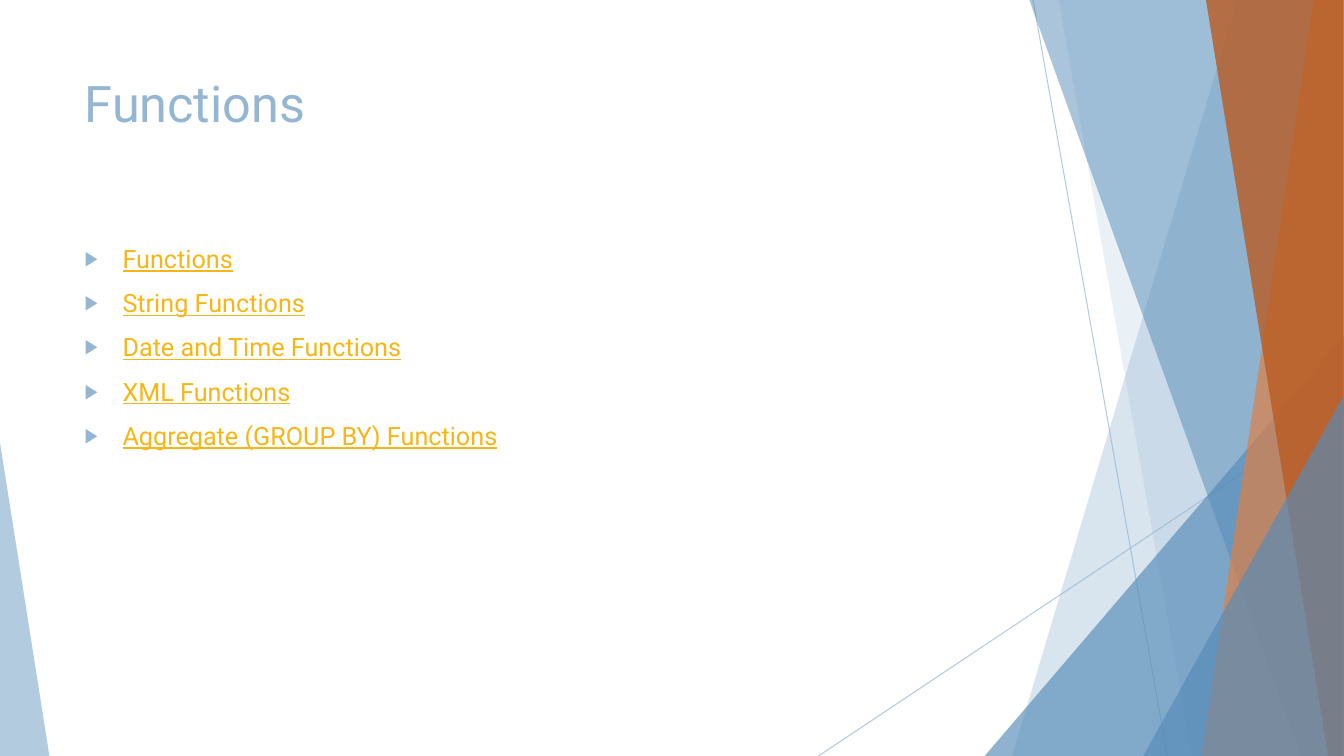
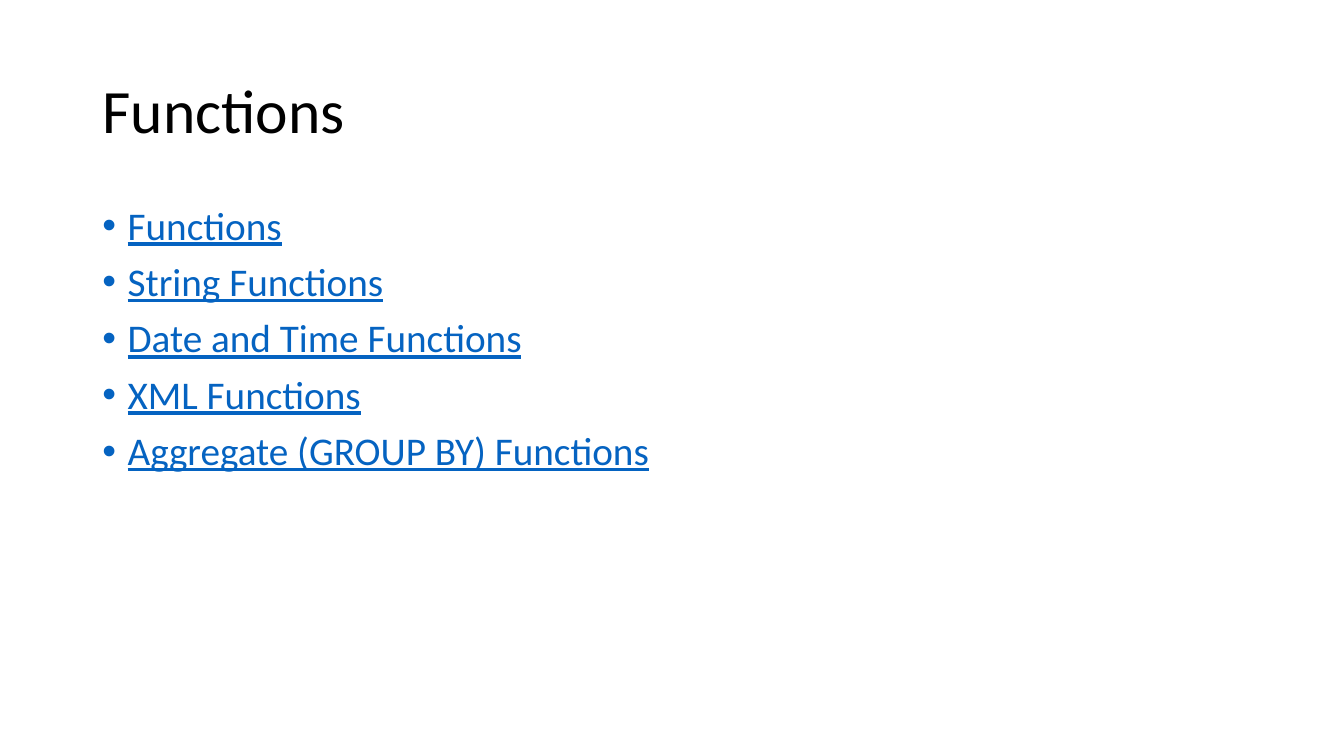
Before and after one commit to nikbearbrown/INFO_6210, a slide deck: slide 156 of Week_1/Intro_SQL.pptx. Drawn at 1344x756 pixels with LibreOffice and Linux fonts; fonts in the diff are those of the drawing. Boxes give left, top, right and bottom in pixels: in the first picture for what was removed or moved away, otherwise in the second. Text is boxed around its words. In the diff, an @@ line names an element or a change of style, - is before the commit and + after.

```diff
--- a/Week_1/Intro_SQL.pptx
+++ b/Week_1/Intro_SQL.pptx
@@ title "Functions": place and size @@
-title "Functions" at (85, 86, 306, 123)
+title "Functions" at (102, 90, 344, 134)
@@ title "Functions" at (102, 90, 344, 134): size 36 to 44 pt, font Roboto to Calibri, text colour #94B6D2 to #000000; line spacing 1 to 0.9; vertical alignment top to middle @@
@@ text "Functions": place and size @@
-text "Functions" at (123, 250, 497, 451)
+text "Functions" at (128, 213, 649, 472)
@@ text "Functions" at (128, 213, 649, 472): size 18 to 28 pt, font Roboto to Calibri, text colour #F7B615 to #0563C1; bullet ▶ to •; line spacing 1 to 0.9 @@
@@ group removed at (0, 0, 1344, 756): 5 freeform shapes, 3 triangles, 2 lines @@
```
Also in this commit, not shown: 165 other slides changed, 3 other files.
